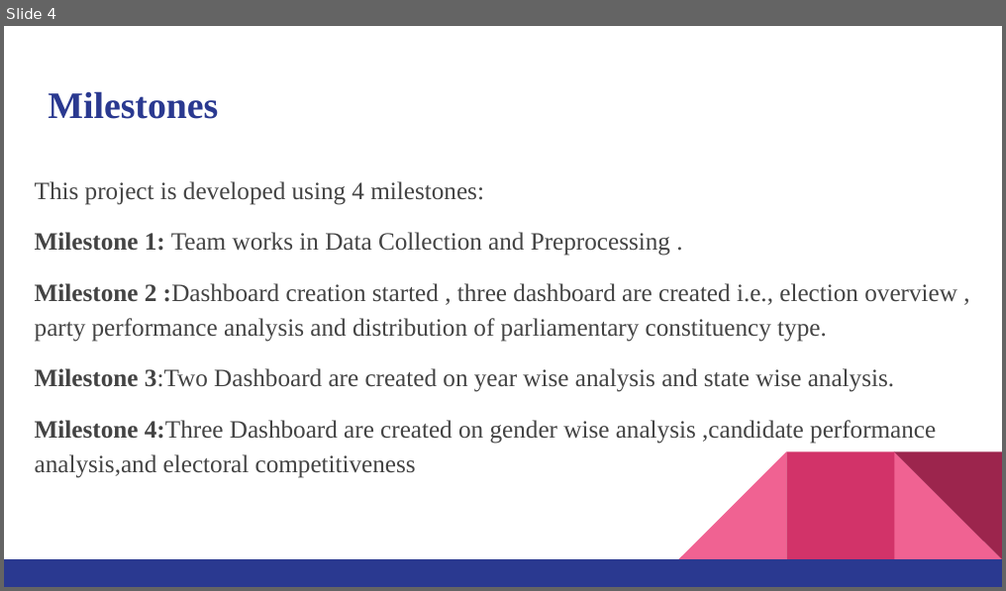
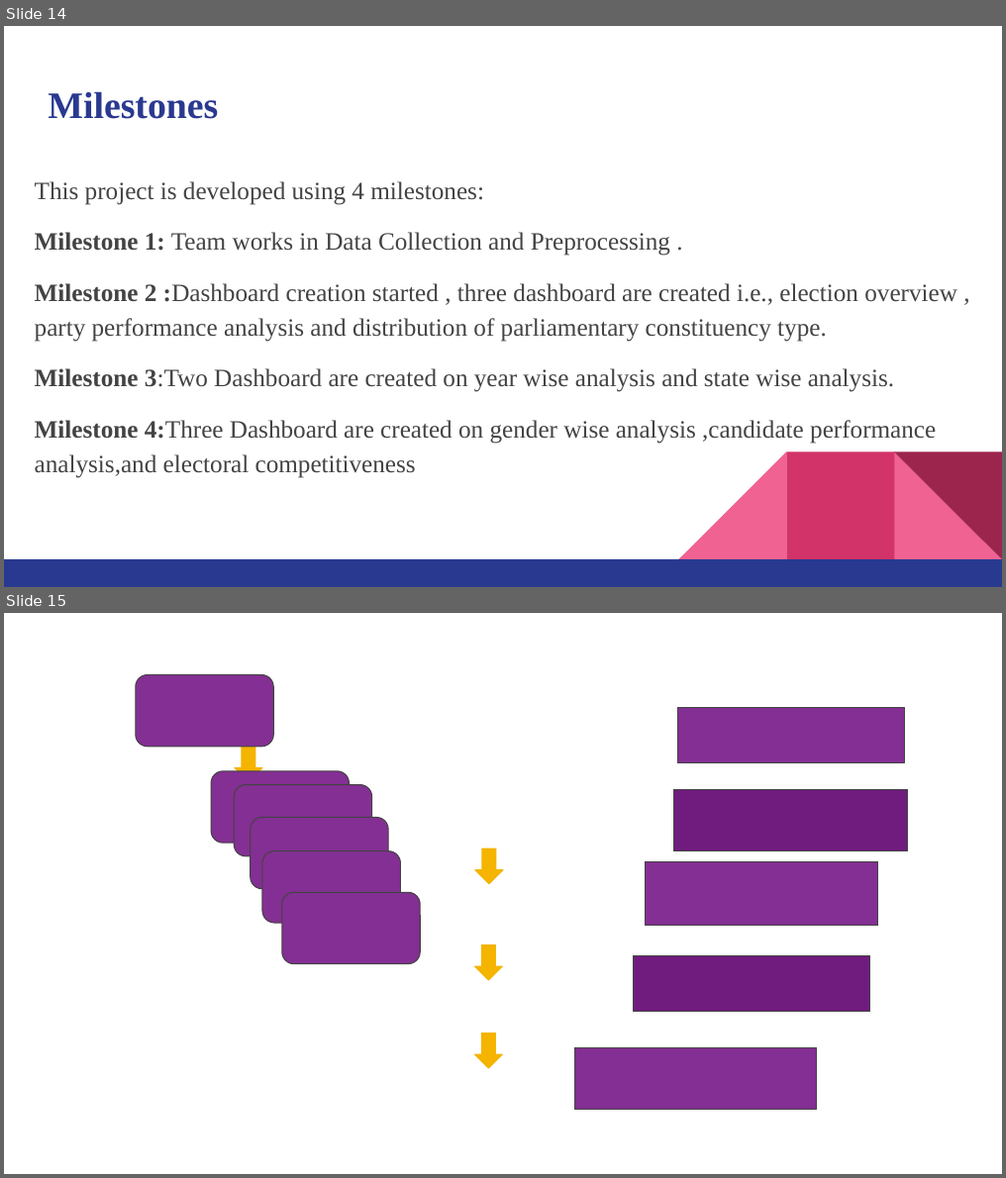
Before and after one commit to aryamishra452/Infosys_Springboard_Virtual_Internship-2026_Batch-11_Team-B, a slide deck: ElectViz_TeamPPT.pptx. Shown one above the other, each under a label of ours: slide 4 before the commit, slides 14 and 15 after it. The pictures are 1006x591 and 1006x1178 pixels, drawn with LibreOffice and Linux fonts; fonts in the diff are those of the drawing. Boxes give left, top, right and bottom in pixels: in the first picture for what was removed or moved away, otherwise in the second. Text is boxed around its words. In the diff, an @@ line names an element or a change of style, - is before the commit and + after.

```diff
--- a/ElectViz_TeamPPT.pptx
+++ b/ElectViz_TeamPPT.pptx
@@ slide 15 added at <box>4,613,1002,1174</box>, background #FFFFFF @@
@@ rounded rectangle added at <box>136,674,273,747</box>, fill #842F93, outline #434343 0.75 pt @@
@@ rectangle added at <box>677,708,904,762</box>, fill #842F93, outline #434343 0.75 pt @@
@@ down arrow added at <box>235,747,262,781</box>, fill #F4B400, outline #F4B400 0.75 pt @@
@@ rounded rectangle added at <box>211,771,349,844</box>, fill #842F93, outline #434343 0.75 pt @@
@@ rounded rectangle added at <box>234,784,371,857</box>, fill #842F93, outline #434343 0.75 pt @@
@@ rectangle added at <box>674,789,907,851</box>, fill #701C7F, outline #434343 0.75 pt @@
@@ rounded rectangle added at <box>251,818,388,889</box>, fill #842F93, outline #434343 0.75 pt @@
@@ down arrow added at <box>475,849,503,883</box>, fill #F4B400, outline #F4B400 0.75 pt @@
@@ rounded rectangle added at <box>262,852,400,923</box>, fill #842F93, outline #434343 0.75 pt @@
@@ rectangle added at <box>645,861,877,926</box>, fill #842F93, outline #434343 0.75 pt @@
@@ rounded rectangle added at <box>282,892,420,964</box>, fill #842F93, outline #434343 0.75 pt @@
@@ down arrow added at <box>475,946,503,980</box>, fill #F4B400, outline #F4B400 0.75 pt @@
@@ rectangle added at <box>633,957,869,1011</box>, fill #701C7F, outline #434343 0.75 pt @@
@@ down arrow added at <box>475,1033,503,1068</box>, fill #F4B400, outline #F4B400 0.75 pt @@
@@ rectangle added at <box>575,1048,817,1109</box>, fill #842F93, outline #434343 0.75 pt @@
@@ what was slide 4 is now slide 14 @@
```
Also in this commit, not shown: 4 slides changed, 1 other slide added.
